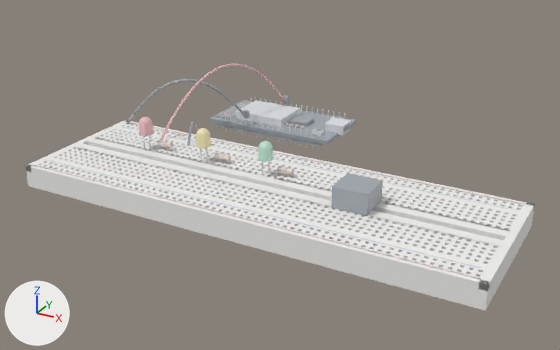
Two versions of the glTF model mcp-server/physical_studio/bench/ready/traffic-light/step-12.glb, one commit apart.
Before and after are seen from a 50 mm camera at (0.1188, -0.2063, 0.1155) aimed at (-0.0058, 0.0201, 0.0023). Every picture has the same lights, and +X, +Y and +Z are marked at lower left. The picture after the commit comes second. Where no turn or scale is listed for an object, it has been applied to the vertices. Vertices at exactly the same position are counted once.

Script lines for the objects in view, before the commit:
```python
me_breadboard__mesh = bpy.data.meshes.new('breadboard__mesh')
me_breadboard__mesh.from_pydata(...)  # 8308 vertices, 16044 faces; spans x -0.083..0.083, y -0.028..0.028, z 0.0..0.008
me_breadboard__mesh.materials.append(mat_defaultmaterial)
me_button__mesh = bpy.data.meshes.new('button__mesh')
me_button__mesh.from_pydata(...)  # a box spanning x 0.02702..0.03902, y -0.006..0.006, z 0.008..0.0153
me_button__mesh.materials.append(mat_defaultmaterial_008)
me_uno__mesh = bpy.data.meshes.new('uno__mesh')
me_uno__mesh.from_pydata(...)  # 708 vertices, 1176 faces; spans x -0.0567..0.0005, y 0.051..0.079, z 0.0008..0.009
me_uno__mesh.materials.append(mat_defaultmaterial_001)
me_wire_red_signal__mesh = bpy.data.meshes.new('wire_red_signal__mesh')
me_wire_red_signal__mesh.from_pydata(...)  # 1009 vertices, 1932 faces; spans x -0.0563..-0.0334, y 0.0161..0.0784, z 0.0077..0.0316
me_wire_red_signal__mesh.materials.append(mat_defaultmaterial_010)
ob_breadboard__mesh = bpy.data.objects.new('breadboard__mesh', me_breadboard__mesh)
ob_breadboard__mesh.location = (0.0, 0.0, 0.0)
ob_button__mesh = bpy.data.objects.new('button__mesh', me_button__mesh)
ob_button__mesh.location = (0.0, 0.0, 0.0)
ob_uno__mesh = bpy.data.objects.new('uno__mesh', me_uno__mesh)
ob_uno__mesh.location = (0.0, 0.0, 0.0)
ob_wire_red_signal__mesh = bpy.data.objects.new('wire_red_signal__mesh', me_wire_red_signal__mesh)
ob_wire_red_signal__mesh.location = (0.0, 0.0, 0.0)
# also in view: 'led_yellow__mesh' at (-0.0292, 0.0064, 0.0143)
```
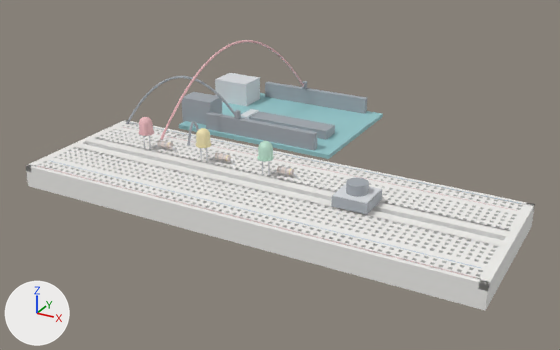
Boxes (x1, y1, x2, y2) around the edits, measured in the pictures (560 x 350 px; the box of a moved part takes in the faces that stretch with it):
'uno__mesh', reshaped (39% wider, 64% taller)
    before: (209, 98, 356, 150)
    after: (179, 73, 383, 159)
'button__mesh', reshaped (7% shorter)
    before: (331, 173, 383, 216)
    after: (331, 178, 382, 218)
'wire_red_signal__mesh', reshaped (14% wider, 31% taller)
    before: (160, 64, 289, 140)
    after: (160, 40, 307, 140)
part 1 of me_uno__mesh, added (cyan)
    after: (179, 93, 383, 159)
part 2 of me_uno__mesh, added
    after: (215, 73, 260, 106)
part 3 of me_uno__mesh, added
    after: (182, 92, 222, 125)
part 4 of me_uno__mesh, added
    after: (249, 111, 335, 140)
part 5 of me_uno__mesh, added
    after: (241, 109, 259, 119)
part 6 of me_uno__mesh, added
    after: (206, 112, 318, 150)
part 7 of me_uno__mesh, added
    after: (265, 82, 367, 114)
part 8 of me_uno__mesh, deleted
    before: (209, 99, 356, 146)
part 10 of me_wire_red_signal__mesh, moved or reshaped
    before: (283, 95, 289, 104)
    after: (302, 81, 307, 89)
part 11 of me_wire_red_signal__mesh, moved or reshaped
    before: (164, 64, 286, 134)
    after: (164, 40, 304, 134)

The change, as a diff of the scene's bpy script:
```diff
--- a/mcp-server/physical_studio/bench/ready/traffic-light/step-12.glb.py
+++ b/mcp-server/physical_studio/bench/ready/traffic-light/step-12.glb.py
@@ me_uno__mesh @@
 # used by ob_uno__mesh; location = (0.0, 0.0, 0.0)
-me_uno__mesh.from_pydata(...)  # 708 vertices, 1176 faces; spans x -0.0567..0.0005, y 0.051..0.079, z 0.0008..0.009
+me_uno__mesh.from_pydata(...)  # 56 vertices, 84 faces; spans x -0.0672..0.0051, y 0.0383..0.0917, z 0.0038..0.0158
+# me_uno__mesh part 1: a new loose piece, a box spanning x -0.0635..0.0051, y 0.0383..0.0917, z 0.0042..0.0058, in mat_defaultmaterial_001
+# me_uno__mesh part 2: a new loose piece, a box spanning x -0.0672..-0.0512, y 0.072..0.084, z 0.0048..0.0158, in mat_defaultmaterial_001
+# me_uno__mesh part 3: a new loose piece, a box spanning x -0.0652..-0.0512, y 0.0435..0.0525, z 0.0048..0.0158, in mat_defaultmaterial_001
+# me_uno__mesh part 4: a new loose piece, a box spanning x -0.0377..-0.0027, y 0.052..0.06, z 0.0058..0.0093, in mat_defaultmaterial_001
+# me_uno__mesh part 5: a new loose piece, a box spanning x -0.0452..-0.0412, y 0.056..0.066, z 0.0058..0.0074, in mat_defaultmaterial_001
+# me_uno__mesh part 6: a new loose piece, a box spanning x -0.0507..-0.0017, y 0.0397..0.0422, z 0.0038..0.0123, in mat_defaultmaterial_001
+# me_uno__mesh part 7: a new loose piece, a box spanning x -0.0507..-0.0017, y 0.0879..0.0904, z 0.0038..0.0123, in mat_defaultmaterial_001
+# me_uno__mesh part 8: 274 vertices removed from x -0.0567..0.0005, y 0.051..0.079, z 0.0008..0.009
+# other edits to the shape of me_uno__mesh do not show in these pictures
 me_uno__mesh.materials.append(mat_defaultmaterial_001)
@@ me_button__mesh @@
 # used by ob_button__mesh; location = (0.0, 0.0, 0.0)
-me_button__mesh.from_pydata(...)  # 8 vertices, 12 faces; spans x 0.02702..0.03902, y -0.006..0.006, z 0.008..0.0153
+me_button__mesh.from_pydata(...)  # 138 vertices, 248 faces; spans x 0.02702..0.03902, y -0.00911..0.00911, z 0.008..0.0158
+# me_button__mesh part 9: 8 vertices removed from x 0.02702..0.03902, y -0.006..0.006, z 0.008..0.0153; 138 vertices added at x 0.02702..0.03902, y -0.00911..0.00911, z 0.008..0.0158
 me_button__mesh.materials.append(mat_defaultmaterial_008)
@@ me_wire_red_signal__mesh @@
 # used by ob_wire_red_signal__mesh; location = (0.0, 0.0, 0.0)
-me_wire_red_signal__mesh.from_pydata(...)  # 1009 vertices, 1932 faces; spans x -0.0563..-0.0334, y 0.0161..0.0784, z 0.0077..0.0316
+me_wire_red_signal__mesh.from_pydata(...)  # 1009 vertices, 1932 faces; spans x -0.0564..-0.0304, y 0.0161..0.09, z 0.0077..0.0398
+# me_wire_red_signal__mesh part 10: the loose piece of 8 vertices spanning x -0.0352..-0.0334, y 0.0766..0.0784, z 0.0085..0.0115 is moved by (0.003, 0.0116, 0.004)
+# me_wire_red_signal__mesh part 11: 988 of 1009 vertices moved; they spanned x -0.0558..-0.0338, y 0.0176..0.0779, z 0.0082..0.0316 and now span x -0.0557..-0.0308, y 0.0179..0.0895, z 0.0107..0.0398; mean shift (0.0015, 0.0059, 0.0062); largest move (-0.0346, 0.0779, 0.0087) -> (-0.0316, 0.0895, 0.0127)
 me_wire_red_signal__mesh.materials.append(mat_defaultmaterial_010)
```
